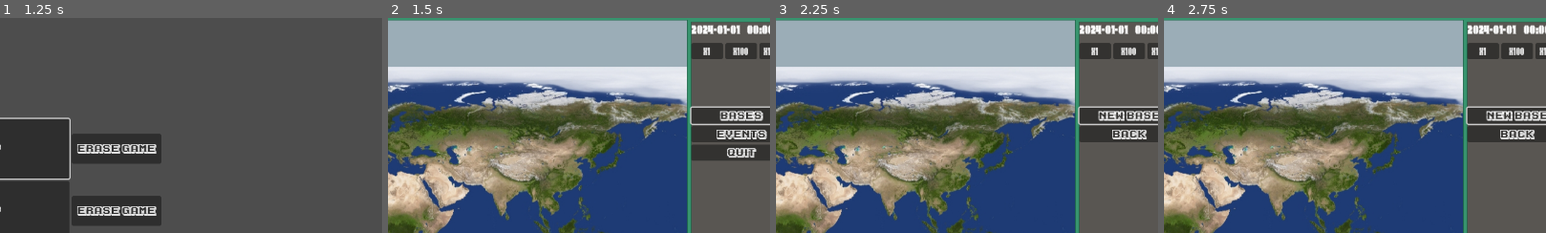
Above: before the commit, frames 1-4 (left to right).
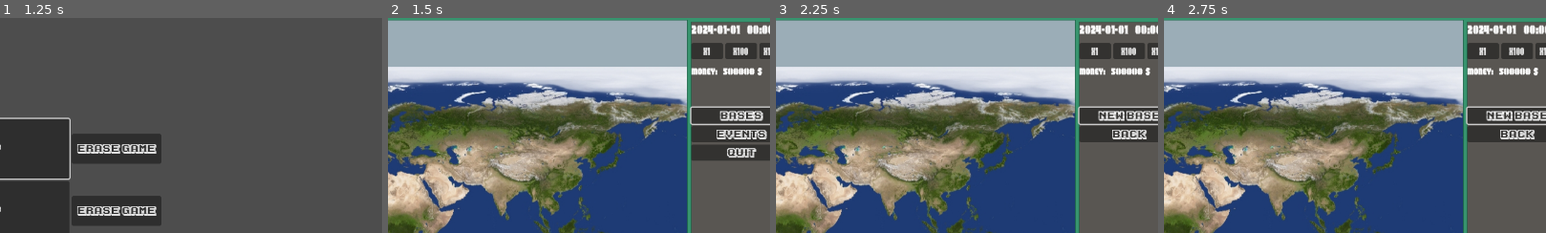
Above: after the commit, the same moments.

Repository: mmyumu/OVNI-godot
Game: Godot game, scene res://menu.tscn
Two runs of this game, one before a commit and one after it. Both use one fixed random seed, a clock stepped at 60 frames per second and the inputs below.
Inputs (mouse positions are % of the whole screen's width and height, from its top left):
- Up to frame 1 (1.25 s): click "Start" at 0.5 s
- Up to frame 2 (1.5 s): click (44, 30) at 1.27 s
- Up to frame 3 (2.25 s): click "Bases" at 2 s
- Up to frame 4 (2.75 s): no input
The pictures show only the part of the screen within x 47-97%, y 0-50%; the shares and areas given below are measured in that part.

Frame 1 is identical in both runs. In frame 2, 0.5% of the frame differs, in the area x 79-98%, y 23-27%; in frame 3, 0.5%; in frame 4, 0.5%.

Commit message:
Add global infos, remove useless code

Diff:
--- a/base/base_layout.gd
+++ b/base/base_layout.gd
@@ -100,19 +100,11 @@
 	$Walls/EastWallCollisionShape2D.position.x = wall_size + width * grid_step + wall_size/2 + 1
 	$Walls/EastWallCollisionShape2D.position.y = wall_size + height * grid_step / 2
 
-	$Area2D/EastWallCollisionShape2D.set_shape(create_wall(wall_size, size_y))
-	$Area2D/EastWallCollisionShape2D.position.x = wall_size + width * grid_step + wall_size/2 + 1
-	$Area2D/EastWallCollisionShape2D.position.y = wall_size + height * grid_step / 2
-
 func create_west_wall():
 	var size_y = height * grid_step
 	$Walls/WestWallCollisionShape2D.set_shape(create_wall(wall_size, size_y))
 	$Walls/WestWallCollisionShape2D.position.x = wall_size + -wall_size/2 - 1
 	$Walls/WestWallCollisionShape2D.position.y = wall_size + height * grid_step / 2
-
-	$Area2D/WestWallCollisionShape2D.set_shape(create_wall(wall_size, size_y))
-	$Area2D/WestWallCollisionShape2D.position.x = wall_size + -wall_size/2 - 1
-	$Area2D/WestWallCollisionShape2D.position.y = wall_size + height * grid_step / 2
 
 func create_north_wall():
 	var size_x = width * grid_step
@@ -120,19 +112,11 @@
 	$Walls/NorthWallCollisionShape2D.position.x = wall_size + width * grid_step / 2
 	$Walls/NorthWallCollisionShape2D.position.y = wall_size + -wall_size/2 - 1
 
-	$Area2D/NorthWallCollisionShape2D.set_shape(create_wall(size_x, wall_size))
-	$Area2D/NorthWallCollisionShape2D.position.x = wall_size + width * grid_step / 2
-	$Area2D/NorthWallCollisionShape2D.position.y = wall_size + -wall_size/2 - 1
-
 func create_south_wall():
 	var size_x = width * grid_step
 	$Walls/SouthWallCollisionShape2D.set_shape(create_wall(size_x, wall_size))
 	$Walls/SouthWallCollisionShape2D.position.x = wall_size + width * grid_step / 2
 	$Walls/SouthWallCollisionShape2D.position.y = wall_size + height * grid_step + wall_size/2 + 1
-
-	$Area2D/SouthWallCollisionShape2D.set_shape(create_wall(size_x, wall_size))
-	$Area2D/SouthWallCollisionShape2D.position.x = wall_size + width * grid_step / 2
-	$Area2D/SouthWallCollisionShape2D.position.y = wall_size + height * grid_step + wall_size/2 + 1
 
 func create_wall(size_x, size_y):
 	var wall = RectangleShape2D.new()
--- a/base/base_layout.tscn
+++ b/base/base_layout.tscn
@@ -15,18 +15,6 @@
 size = Vector2(640, 32)
 
 [sub_resource type="RectangleShape2D" id="RectangleShape2D_mvui6"]
-size = Vector2(640, 32)
-
-[sub_resource type="RectangleShape2D" id="RectangleShape2D_nsait"]
-size = Vector2(32, 480)
-
-[sub_resource type="RectangleShape2D" id="RectangleShape2D_fcb07"]
-size = Vector2(32, 480)
-
-[sub_resource type="RectangleShape2D" id="RectangleShape2D_3ioec"]
-size = Vector2(640, 32)
-
-[sub_resource type="RectangleShape2D" id="RectangleShape2D_u5xda"]
 size = Vector2(640, 32)
 
 [node name="BaseLayout" type="Sprite2D"]
@@ -59,25 +47,6 @@
 position = Vector2(352, 529)
 shape = SubResource("RectangleShape2D_mvui6")
 
-[node name="Area2D" type="Area2D" parent="." groups=["wall"]]
-position = Vector2(-352, -272)
-
-[node name="EastWallCollisionShape2D" type="CollisionShape2D" parent="Area2D"]
-position = Vector2(689, 272)
-shape = SubResource("RectangleShape2D_nsait")
-
-[node name="WestWallCollisionShape2D" type="CollisionShape2D" parent="Area2D"]
-position = Vector2(15, 272)
-shape = SubResource("RectangleShape2D_fcb07")
-
-[node name="NorthWallCollisionShape2D" type="CollisionShape2D" parent="Area2D"]
-position = Vector2(352, 15)
-shape = SubResource("RectangleShape2D_3ioec")
-
-[node name="SouthWallCollisionShape2D" type="CollisionShape2D" parent="Area2D"]
-position = Vector2(352, 529)
-shape = SubResource("RectangleShape2D_u5xda")
-
 [node name="PlaceBuildingDialog" parent="." instance=ExtResource("4_rpw0b")]
 
 [connection signal="timeout" from="PlacingInputTimer" to="." method="_on_placing_input_timer_timeout"]
--- a/base/constructions/construction.tscn
+++ b/base/constructions/construction.tscn
@@ -4,6 +4,7 @@
 [ext_resource type="Script" path="res://util/drawable_collision_polygon_2d.gd" id="2_ns2ua"]
 
 [node name="Construction" type="CharacterBody2D"]
+process_mode = 3
 z_index = 1000
 script = ExtResource("1_7434b")
 
--- a/base/main.gd
+++ b/base/main.gd
@@ -3,13 +3,6 @@
 
 func _ready():
 	$BaseNameLabel.text = Global.get_current_base().name
-
-func _on_base_menu_construction_selected(construction_scene):
-	var construction = construction_scene.instantiate()
-	construction.set_placing_mode()
-	$BaseLayout.set_placing(construction)
-	$BaseMenu.disable()
-
 
 func _on_base_layout_placing_over():
 	$BaseMenu.enable()
--- a/base/place_building_dialog.gd
+++ b/base/place_building_dialog.gd
@@ -51,5 +51,9 @@
 		$CanvasLayer/VBoxContainer/ErrorLabel.text = "Not enough money: %s required" % construction_template.cost
 		return false
 
+	if not construction.check_can_place():
+		$CanvasLayer/VBoxContainer/ErrorLabel.text = "Invalid placement"
+		return false
+
 	$CanvasLayer/VBoxContainer/ErrorLabel.text = ""
 	return true
--- /dev/null
+++ b/global/global_infos.gd
@@ -0,0 +1,4 @@
+extends Node2D
+
+func _process(delta):
+	$GridContainer/MoneyValue.text = "%s $" % Saver.data.money
--- /dev/null
+++ b/global/global_infos.tscn
@@ -0,0 +1,23 @@
+[gd_scene load_steps=4 format=3 uid="uid://b32brk5tr4td1"]
+
+[ext_resource type="Script" path="res://global/global_infos.gd" id="1_1mvjf"]
+[ext_resource type="FontFile" uid="uid://coj3rdtalnn11" path="res://fonts/shogunate/Shogunate-MVYep.otf" id="2_fpg5y"]
+[ext_resource type="FontFile" uid="uid://dbxxuojgvk3fc" path="res://fonts/shogunate/ShogunateExpanded-RpKZ3.otf" id="3_8wsce"]
+
+[node name="GlobalInfos" type="Node2D"]
+script = ExtResource("1_1mvjf")
+
+[node name="GridContainer" type="GridContainer" parent="."]
+offset_right = 40.0
+offset_bottom = 40.0
+columns = 2
+
+[node name="MoneyLabel" type="Label" parent="GridContainer"]
+layout_mode = 2
+theme_override_fonts/font = ExtResource("2_fpg5y")
+text = "Money: "
+
+[node name="MoneyValue" type="Label" parent="GridContainer"]
+layout_mode = 2
+theme_override_fonts/font = ExtResource("3_8wsce")
+text = "1000000 $"
--- a/global/main.tscn
+++ b/global/main.tscn
@@ -1,10 +1,11 @@
-[gd_scene load_steps=6 format=3 uid="uid://b0xxd1obrbyee"]
+[gd_scene load_steps=7 format=3 uid="uid://b0xxd1obrbyee"]
 
 [ext_resource type="Script" path="res://global/main.gd" id="1_2l2y7"]
 [ext_resource type="PackedScene" uid="uid://ch7s01w5lmnap" path="res://base/background.tscn" id="1_s62fp"]
 [ext_resource type="PackedScene" uid="uid://cvxq13weiv5vs" path="res://global/menus/global_menu.tscn" id="3_a6hb2"]
 [ext_resource type="PackedScene" uid="uid://bica1ulaw40un" path="res://global/earth_layout.tscn" id="4_pjtn1"]
 [ext_resource type="PackedScene" uid="uid://bwrmmci14rhu6" path="res://global/clock.tscn" id="5_ioyox"]
+[ext_resource type="PackedScene" uid="uid://b32brk5tr4td1" path="res://global/global_infos.tscn" id="6_jm1ub"]
 
 [node name="Main" type="Node"]
 script = ExtResource("1_2l2y7")
@@ -32,6 +33,9 @@
 [node name="x10000Button" parent="Clock/VSplitContainer/ButtonsContainer" index="2"]
 focus_neighbor_bottom = NodePath("../../../../GlobalMenu/RootMenu/Bases")
 
+[node name="GlobalInfos" parent="." instance=ExtResource("6_jm1ub")]
+position = Vector2(1105, 80)
+
 [connection signal="new_base_selected" from="GlobalMenu" to="." method="_on_global_menu_new_base_selected"]
 [connection signal="menu_object_focus_entered" from="GlobalMenu/BasesSubMenu" to="." method="_on_bases_sub_menu_menu_object_focus_entered"]
 [connection signal="menu_object_focus_exited" from="GlobalMenu/BasesSubMenu" to="." method="_on_bases_sub_menu_menu_object_focus_exited"]
Not shown: 1 places in base/base_layout.tscn that only renumber resources
